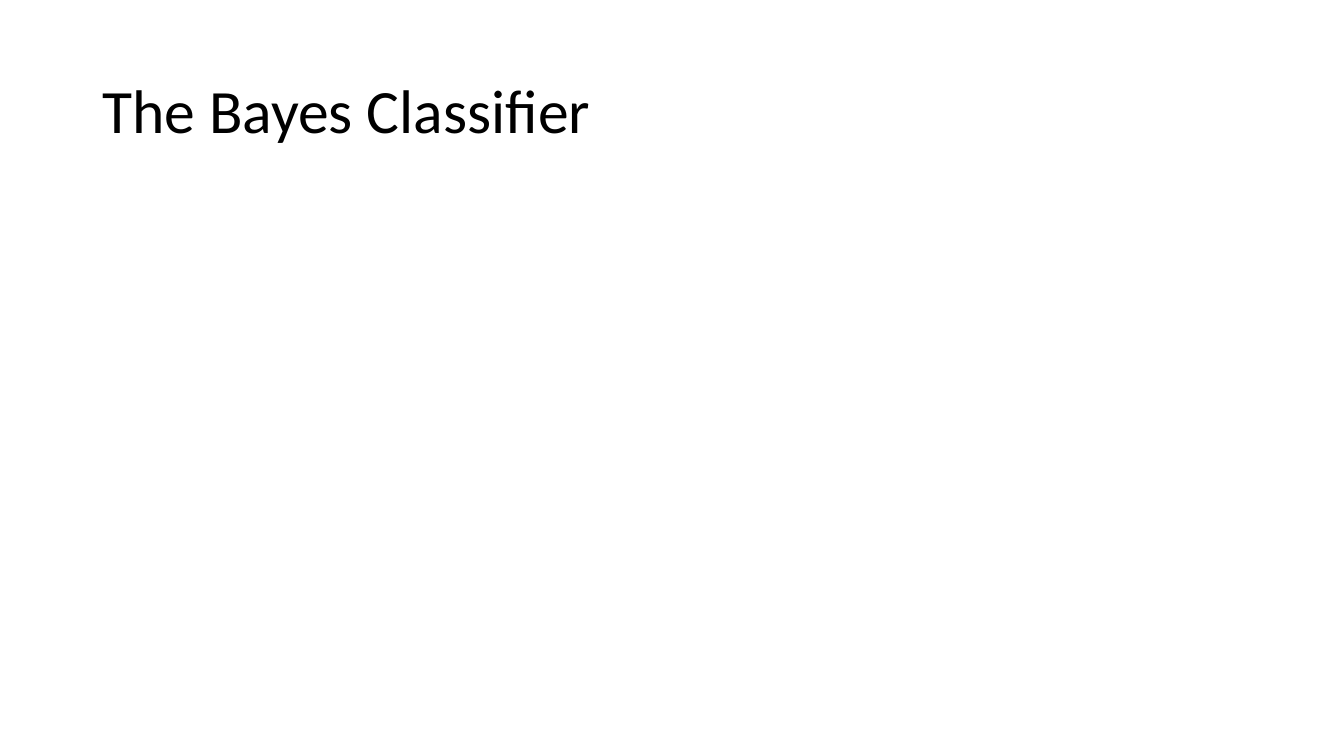
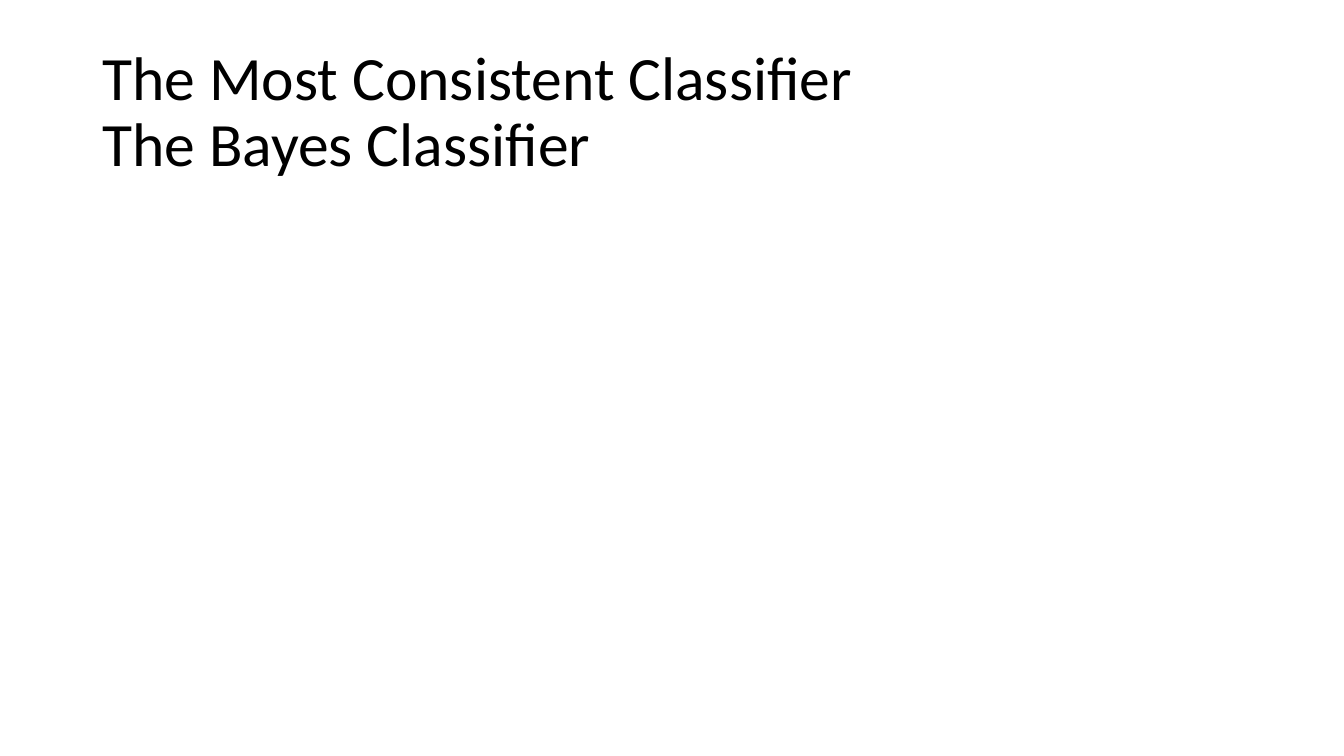
Before and after one commit to mhahsler/CS7320-AI, a slide deck: slide 12 of slides/19_ML_intro.pptx (slide 11 before the commit). Drawn at 1344x756 pixels with LibreOffice and Linux fonts; fonts in the diff are those of the drawing; grey boxes stand for pictures. Boxes give left, top, right and bottom in pixels: in the first picture for what was removed or moved away, otherwise in the second. Text is boxed around its words. In the diff, an @@ line names an element or a change of style, - is before the commit and + after.

```diff
--- a/slides/19_ML_intro.pptx
+++ b/slides/19_ML_intro.pptx
@@ title at (102,57,852,176): text changed @@
-The Bayes Classifier
+The Most Consistent Classifier
+The Bayes Classifier
```
Also in this commit, not shown: 13 other slides changed, 1 slide added, 1 other file.
